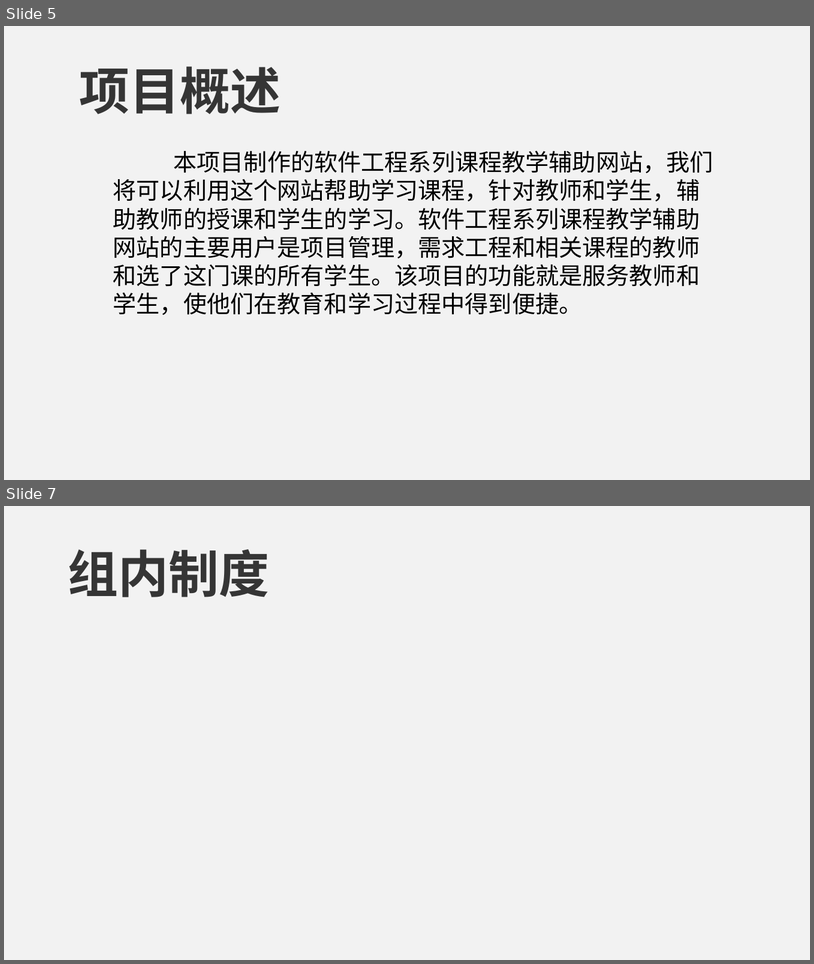
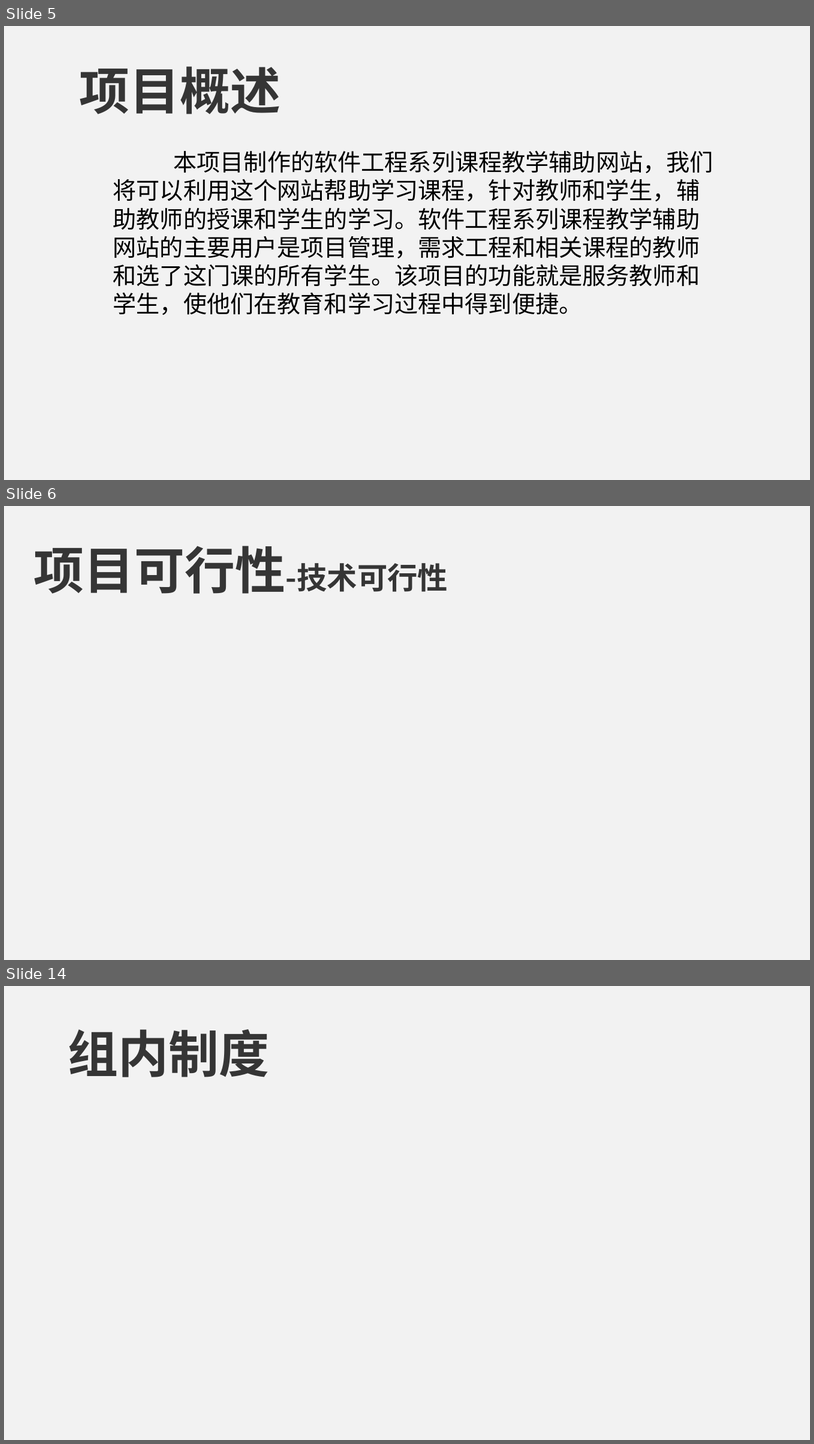
Before and after one commit to PRD2018-G09/Educational-Website, a slide deck: 受控文档/2.需求工程计划/PRD2018-G09-需求工程计划PPT.ppt. Shown one above the other, each under a label of ours: slides 5 and 7 before the commit, slides 5, 6 and 14 after it; the slides between them are not shown. The pictures are 814x964 and 814x1444 pixels, drawn with LibreOffice and Linux fonts; fonts in the diff are those of the drawing. Boxes give left, top, right and bottom in pixels: in the first picture for what was removed or moved away, otherwise in the second. Text is boxed around its words. In the diff, an @@ line names an element or a change of style, - is before the commit and + after.

```diff
--- a/受控文档/2.需求工程计划/PRD2018-G09-需求工程计划PPT.ppt
+++ b/受控文档/2.需求工程计划/PRD2018-G09-需求工程计划PPT.ppt
@@ slide 6 added at (4, 506, 810, 960), background #F2F2F2 @@
@@ text added at (34, 546, 449, 594), 36 pt, text #353535, bold @@
+项目可行性-技术可行性
@@ what was slide 7 is now slide 14 @@
```
Also in this commit, not shown: 7 slides changed, 17 other slides added, 3 slides removed, 13 other files.
